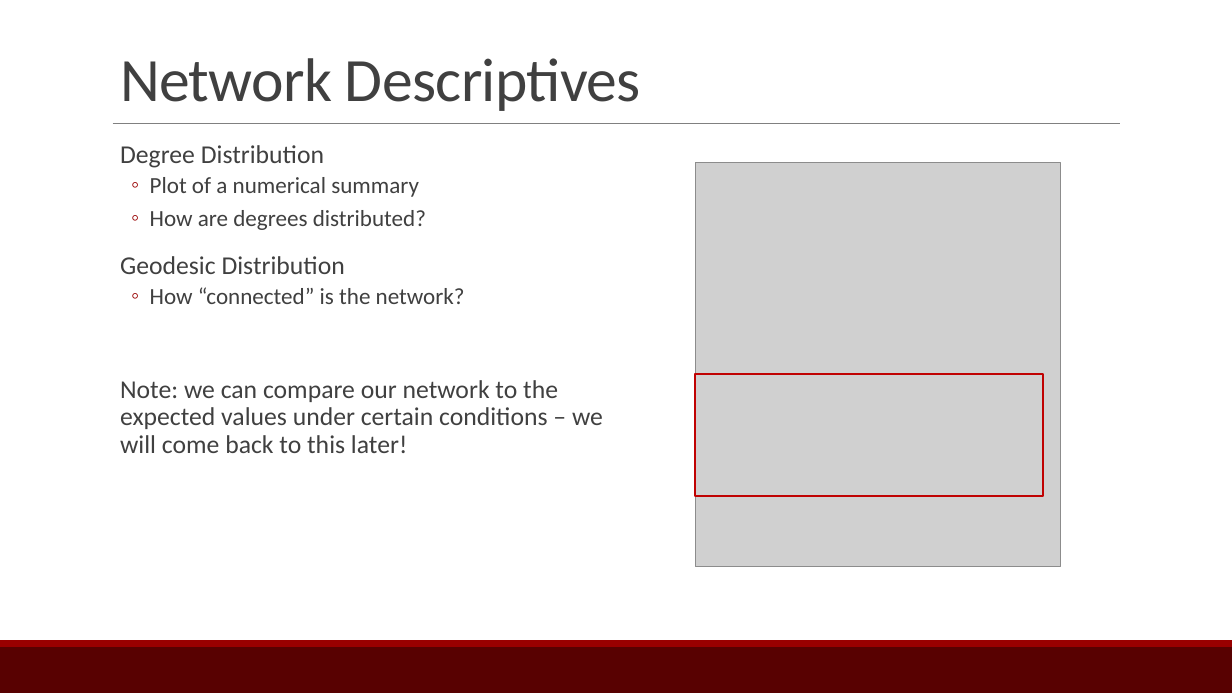
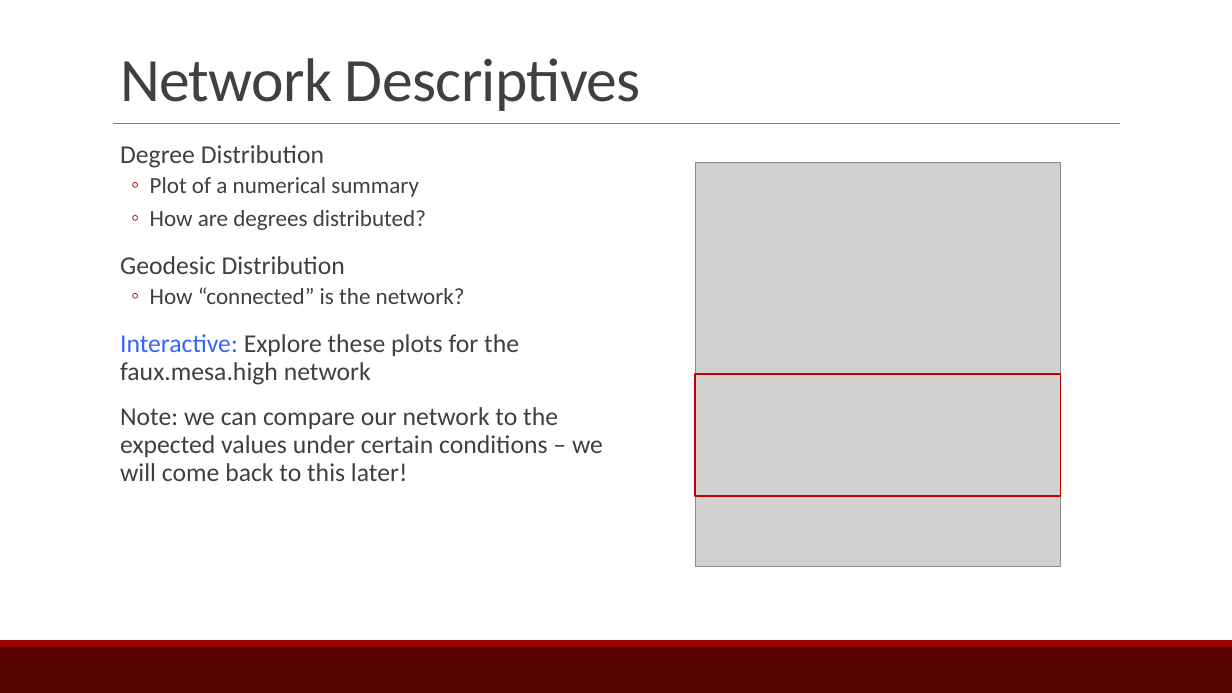
Before and after one commit to ebey/sunbelt2015, a slide deck: slide 13 of statnetWeb_slides.pptx. Drawn at 1232x693 pixels with LibreOffice and Linux fonts; fonts in the diff are those of the drawing; grey boxes stand for pictures. Boxes give left, top, right and bottom in pixels: in the first picture for what was removed or moved away, otherwise in the second. Text is boxed around its words. In the diff, an @@ line names an element or a change of style, - is before the commit and + after.

```diff
--- a/statnetWeb_slides.pptx
+++ b/statnetWeb_slides.pptx
@@ text at [120,334,519,385]: paragraph added @@
+  Interactive: Explore these plots for the faux.mesa.high network
@@ rectangle: place and size @@
-rectangle at [696,374,1043,496]
+rectangle at [696,374,1061,496]
```
Also in this commit, not shown: 15 other slides changed, 9 slides added, 1 slide removed, 5 other files.
